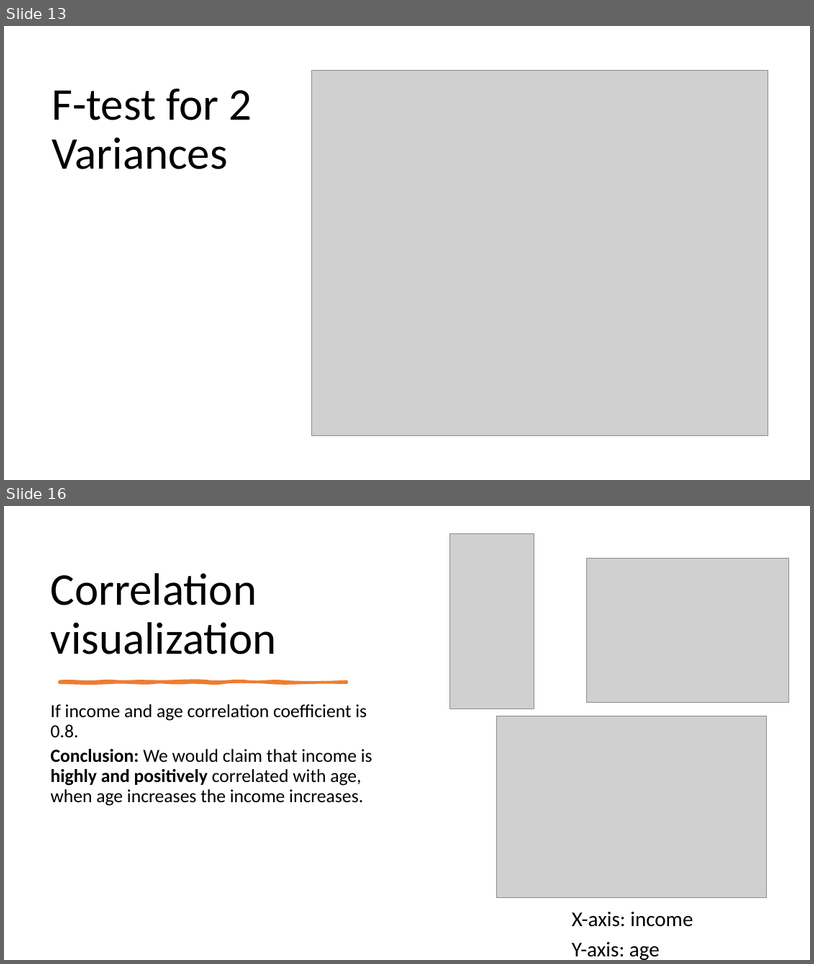
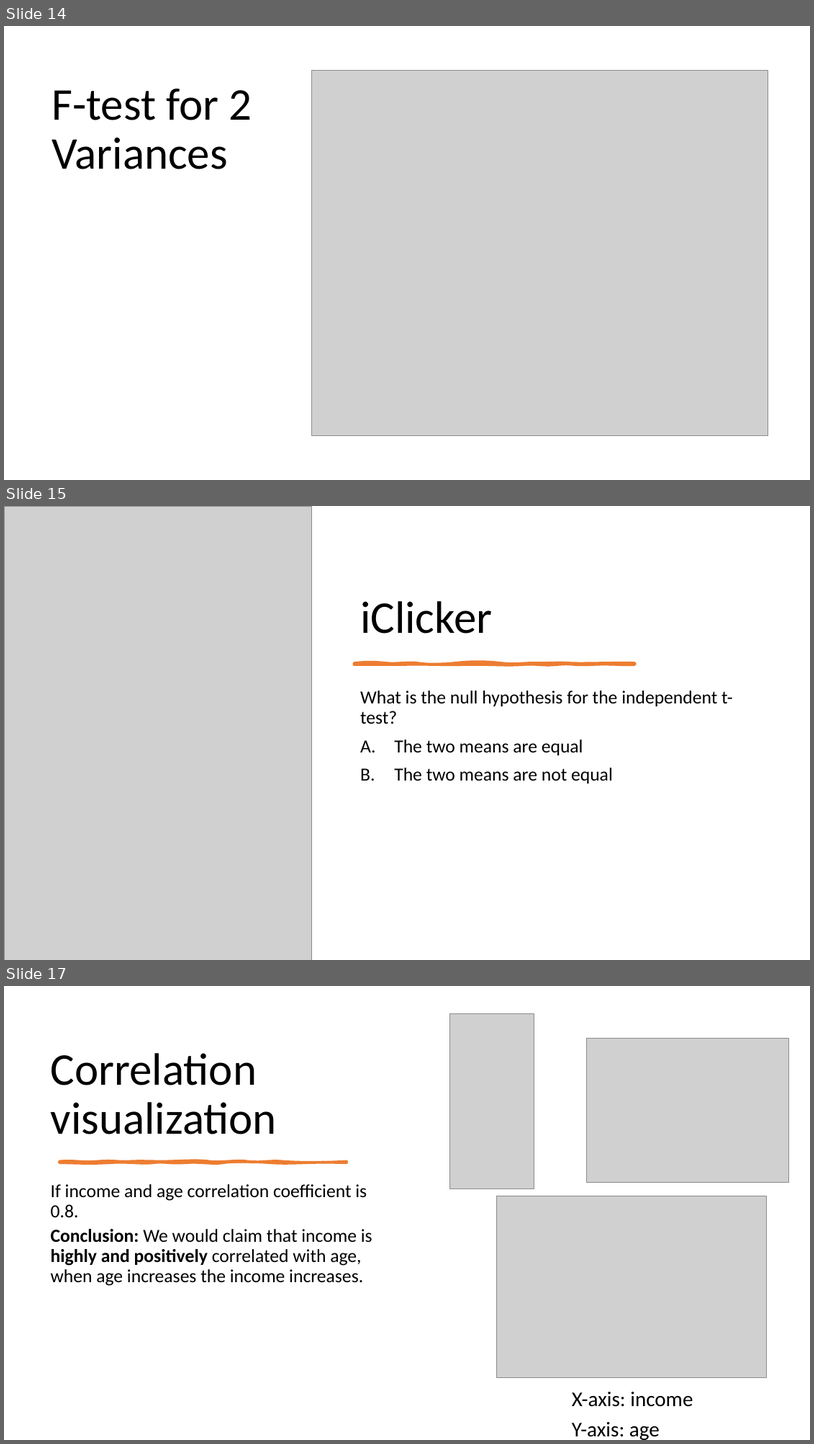
Before and after one commit to mikenguyen13/mar4050, a slide deck: lectures/14/2_Review.pptx. Shown one above the other, each under a label of ours: slides 13 and 16 before the commit, slides 14, 15 and 17 after it; the slides between them are not shown. The pictures are 814x964 and 814x1444 pixels, drawn with LibreOffice and Linux fonts; fonts in the diff are those of the drawing; grey boxes stand for pictures. Boxes give left, top, right and bottom in pixels: in the first picture for what was removed or moved away, otherwise in the second. Text is boxed around its words. In the diff, an @@ line names an element or a change of style, - is before the commit and + after.

```diff
--- a/lectures/14/2_Review.pptx
+++ b/lectures/14/2_Review.pptx
@@ slide 15 added at [4,506,810,960], background #FFFFFF @@
@@ picture added at [4,506,312,960] @@
@@ title added at [360,601,492,633], 54 pt, text #000000 @@
+iClicker
@@ freeform shape added at [354,663,635,664], fill #ED7D31, outline #ED7D31 3.5 pt @@
@@ text added at [360,690,733,783], 22 pt, text #000000 @@
+What is the null hypothesis for the independent t-test?
+A. The two means are equal
+B. The two means are not equal
@@ what was slide 13 is now slide 14 @@
@@ what was slide 16 is now slide 17 @@
```
Also in this commit, not shown: 8 slides changed, 2 other slides added, 2 slides removed, 3 other files.
